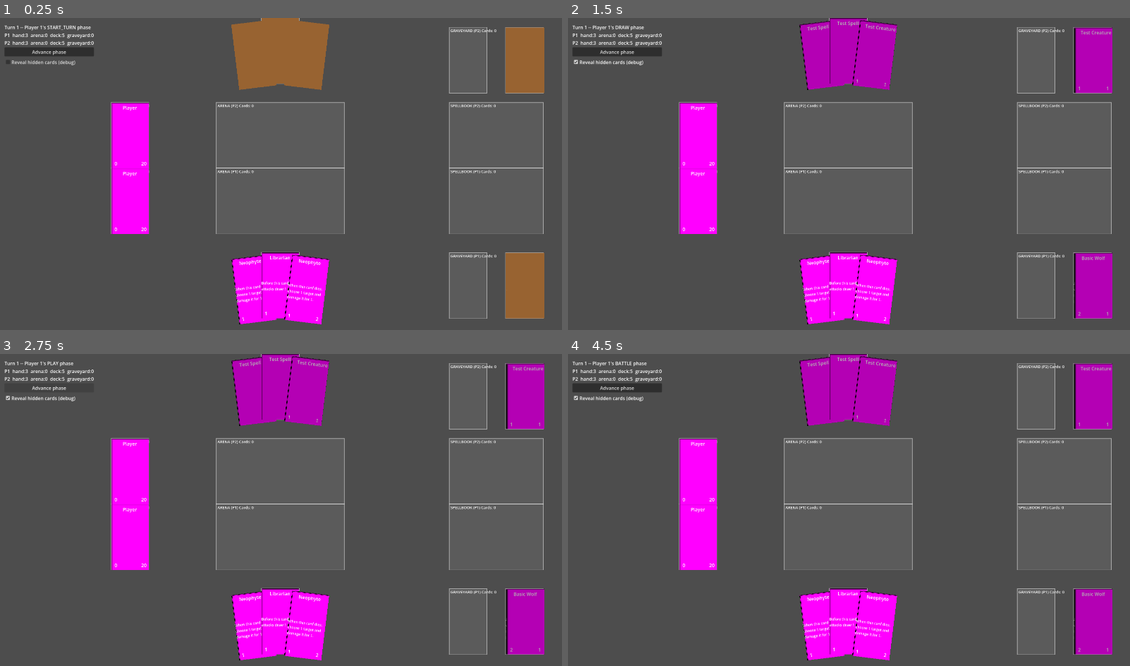
Above: before the commit, frames 1-4 (two rows, left to right).
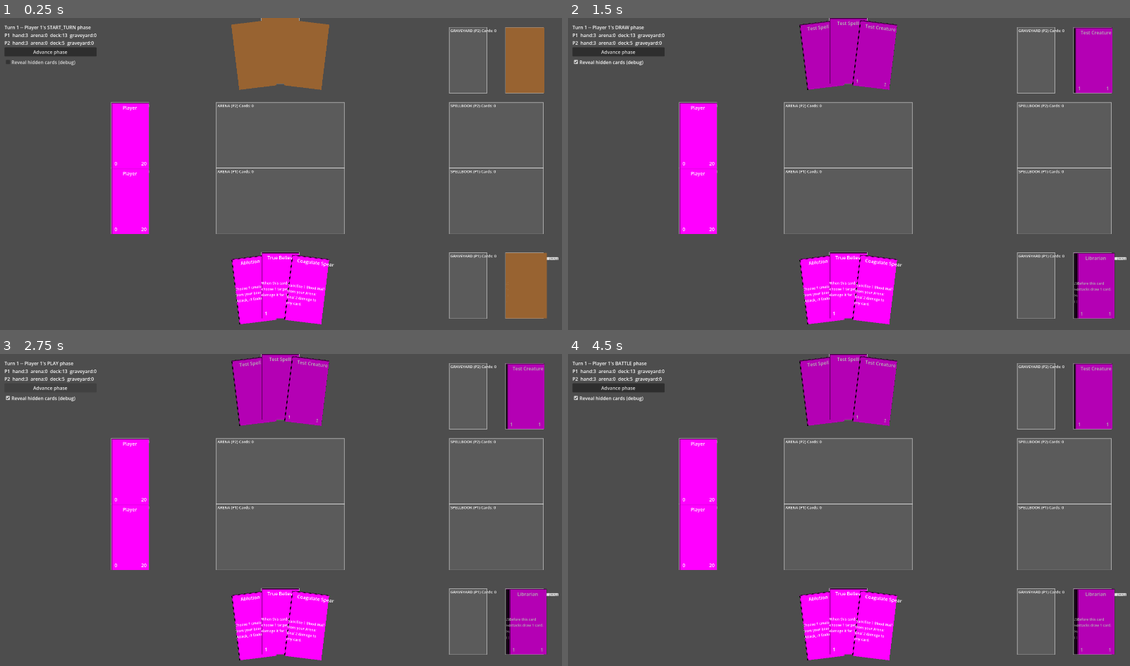
Above: after the commit, the same moments.

Repository: KT0mi/KT0mi_Card_Game_Godot
Game: Godot game, scene res://Scenes/TestScene.tscn
The game is run twice, just before and just after one commit, with the same random seed, the same clock (stepped at 60 frames per second) and the same inputs.
Inputs:
- Up to frame 1 (0.25 s): no input
- Up to frame 2 (1.5 s): click "Advance phase" at 0.5 s; click "Reveal hidden cards (debug)" at 1.25 s
- Up to frame 3 (2.75 s): click "Advance phase" at 2 s
- Up to frame 4 (4.5 s): click "Reveal hidden cards (debug)" at 2.75 s; click "Advance phase" at 3.5 s; click "Reveal hidden cards (debug)" at 4.25 s

The runs differ from the first frame. In frame 1, 0.7% of the frame differs, in the area x 5-100%, y 4-98%; in frame 2, 0.9%; in frame 3, 0.9%; in frame 4, 0.9%.

Commit message:
Added some card definitions; Added autoload for handling card stat changes and connected it to visuals for a current stat visual representation

Diff:
--- a/Cards/BloodEmpire/ablution.gd
+++ b/Cards/BloodEmpire/ablution.gd
@@ -13,4 +13,5 @@
 		card.owner.arena.duplicate())
 	var t : CardInstance = targetA[0]
 
-	t.current_endurance -= 1
+	CardMutationPipeline.modify_attack(t, 1)
+	CardMutationPipeline.modify_endurance(t, -1)
--- /dev/null
+++ b/Cards/BloodEmpire/blood_wall.gd
@@ -0,0 +1,9 @@
+extends CreatureCardDefinition
+
+func _init() -> void:
+	id = &"blood_wall"
+	card_name = "Blood Wall"
+	card_text = ""
+	attack = 0
+	endurance = 3
+	sets = [&"blood_empire"]
--- /dev/null
+++ b/Cards/BloodEmpire/coagulate_spear.gd
@@ -0,0 +1,48 @@
+extends SpellCardDefinition
+
+func _init() -> void:
+	id = &"coagulate_spear"
+	card_name = "Coagulate Spear"
+	card_text = "Sacrifice 1 Blood Wall from your Arena: Deal 2 damage to any card."
+	cast_type = SpellCardDefinition.CastType.INSTANT
+	sets = [&"blood_empire"]
+
+func resolve_effect(card: CardInstance, event: PlayCardEvent) -> void:
+	var candidates : Array[CardInstance]
+	for c in card.owner.arena.duplicate():
+		if c.get_id() == &"blood_wall":
+			candidates.append(c)
+
+	if candidates.is_empty():
+		print("coagulate_spear: resolve_effect: Skipped effect due to no valid candidates")
+		return
+
+	var response := await ChoiceManager.request(
+		"Choose 1 Blood Wall from your Arena to sacrifice.",
+		candidates,
+		1,
+		1)
+
+	var sacrifice := response[0] as CardInstance
+	if sacrifice == null:
+		push_warning("coagulate_spear: resolve_effect: Wrong type for 'sacrifice' variable")
+		return
+
+	GameActions.try_kill_card(sacrifice)
+
+	var target_candidates : Array[CardInstance]
+	target_candidates.append_array(card.owner.arena)
+	target_candidates.append_array(card.owner.player_zone)
+
+	var responseB := await ChoiceManager.request(
+		"Choose 1 card to deal 2 damage to.",
+		target_candidates,
+		1,
+		1)
+
+	var target := responseB[0] as CardInstance
+	if target == null:
+		push_warning("coagulate_spear: resolve_effect: Wrong type for 'sacrifice' variable")
+		return
+
+	DamagePipeline.apply_damage(target, 2)
--- a/Cards/BloodEmpire/mind_palace.gd
+++ b/Cards/BloodEmpire/mind_palace.gd
@@ -3,7 +3,7 @@
 func _init() -> void:
 	id = &"mind_palace"
 	card_name = "Mind Palace"
-	card_text = "After 2 turns of play, draw 2 cards on the start of the play phase."
+	card_text = "After 2 turns of play, draw 1 card on the start of the play phase."
 	cast_type = SpellCardDefinition.CastType.PERSISTENT
 	sets = [&"blood_empire"]
 
@@ -13,7 +13,7 @@
 func _build_abilities() -> Array[Ability]:
 	return [Ability.new(Events.PLAY_PHASE_START,
 	func(card, event)->void:
-		GameActions.draw_cards(card.owner, 2)
+		GameActions.draw_cards(card.owner, 1)
 		ZoneManager.move_to(card, Zone.Type.GRAVEYARD, ZoneChangeEvent.Reason.DEATH)
 	,
 	func(card, event)->bool:
--- /dev/null
+++ b/Cards/BloodEmpire/minor_blood_deacon.gd
@@ -0,0 +1,9 @@
+extends CreatureCardDefinition
+
+func _init() -> void:
+	id = &"minor_blood_deacon"
+	card_name = "Minor Blood Deacon"
+	card_text = ""
+	attack = 2
+	endurance = 2
+	sets = [&"blood_empire"]
--- a/Cards/BloodEmpire/neophyte.gd
+++ b/Cards/BloodEmpire/true_believer.gd
@@ -1,8 +1,8 @@
 extends CreatureCardDefinition
 
 func _init() -> void:
-	id = &"neophyte"
-	card_name = "Neophyte"
+	id = &"true_believer"
+	card_name = "True Believer"
 	card_text = "When this card dies, choose 1 target and damage it for 1."
 	attack = 1
 	endurance = 2
--- a/Decks/PlayerDeck.tres
+++ b/Decks/PlayerDeck.tres
@@ -5,5 +5,5 @@
 [resource]
 script = ExtResource("1_vtkis")
 deck_name = "Player Deck"
-card_ids = Array[StringName]([&"mind_palace", &"mind_palace", &"basic_wolf", &"basic_wolf", &"librarian", &"librarian", &"neophyte", &"neophyte"])
+card_ids = Array[StringName]([&"mind_palace", &"mind_palace", &"blood_wall", &"blood_wall", &"librarian", &"librarian", &"true_believer", &"true_believer", &"coagulate_spear", &"coagulate_spear", &"minor_blood_deacon", &"minor_blood_deacon", &"lucta", &"lucta", &"ablution", &"ablution"])
 metadata/_custom_type_script = "uid://byj4jqh3sw4qv"
--- a/Scripts/CardDataScripts/CardInstance.gd
+++ b/Scripts/CardDataScripts/CardInstance.gd
@@ -5,6 +5,7 @@
 
 var current_zone: Zone.Type = Zone.Type.DECK
 var current_endurance: int = 0
+var current_attack : int = 0
 
 var counters: Dictionary = {}
 var flags: Dictionary = {}
@@ -16,6 +17,10 @@
 	owner = p
 	if def is CreatureCardDefinition:
 		current_endurance = def.endurance
+		current_attack = def.attack
+
+func get_id() -> StringName:
+	return definition.id
 
 func is_creature() -> bool:
 	return definition is CreatureCardDefinition
--- a/Scripts/ChoiceManager.gd
+++ b/Scripts/ChoiceManager.gd
@@ -7,8 +7,8 @@
 
 var _pending: ChoiceRequest = null
 
-func request(prompt: String, options: Array, min_count: int = 1, max_count: int = 1) -> Array:
-	var req := ChoiceRequest.new(prompt, options, min_count, max_count)
+func request(prompt: String, options: Array, min_count: int = 1, max_count: int = 1, requesting_player : Player = null) -> Array:
+	var req := ChoiceRequest.new(prompt, options, min_count, max_count, requesting_player)
 	_pending = req
 	choice_requested.emit(req)
 	var result: Array = await req.resolved
--- a/Scripts/ChoiceSystemScripts/ChoiceRequest.gd
+++ b/Scripts/ChoiceSystemScripts/ChoiceRequest.gd
@@ -8,12 +8,14 @@
 var options: Array
 var min_count: int
 var max_count: int
+var requesting_player: Player
 
-func _init(p: String, o: Array, min_c: int, max_c: int) -> void:
+func _init(p: String, o: Array, min_c: int, max_c: int, rp: Player = null) -> void:
 	prompt = p
 	options = o
 	min_count = min_c
 	max_count = max_c
+	requesting_player = rp
 
 func is_valid(selected: Array) -> bool:
 	if selected.size() < min_count or selected.size() > max_count:
--- a/Scripts/GameEventScripts/Events.gd
+++ b/Scripts/Events.gd
@@ -12,12 +12,12 @@
 const END_PHASE_START = &"on_end_phase_start"
 const END_PHASE_END = &"on_end_phase_end"
 
-#Zone Change Event
+##Zone Change Event
 #This event only triggers when a card has changed zones after the zone change
 #was validated and resolved
 const ZONE_CHANGE = &"on_zone_change"
 
-#Game Actions Events
+##Game Actions Events
 const PLAY_CARD_REQUEST = &"on_play_card_request"
 const CARD_PLAYED = &"on_card_played"
 #Triggered when a card tries to attack a target
@@ -26,4 +26,9 @@
 #Triggered when a kill card request is made
 const KILL_REQUEST = &"on_kill_request"
 const KILL_RESOLVED = &"on_kill_resolved"
+
+##Pipeline Events
+#These are specific events that happen at the start/during/after a game pipeline
+#A pipeline is a method that changes a variable in game and is subject to
+#Modification
 const DAMAGE_DEALT = &"on_damage_dealt"
--- a/Scripts/GameActions.gd
+++ b/Scripts/GameActions.gd
@@ -67,6 +67,7 @@
 		return false
 
 	#Hook point for target redirection - not implemented
+
 	await DamagePipeline.apply_damage(event.target, attacker.definition.attack)
 
 	print("GameActions: Resolved try_attack action sucessfully")
--- /dev/null
+++ b/Scripts/Pipelines/CardMutationPipeline.gd
@@ -0,0 +1,14 @@
+extends Node
+##Autoload
+
+#Direct stat changes. Damage is seperated as it has specific meaning as damage.
+
+signal card_stats_changed(card: CardInstance)
+
+func modify_attack(card: CardInstance, delta: int) -> void:
+	card.current_attack += delta
+	card_stats_changed.emit(card)
+
+func modify_endurance(card: CardInstance, delta: int) -> void:
+	card.current_endurance += delta
+	card_stats_changed.emit(card)
--- a/Scripts/SceneScripts/MatchController.gd
+++ b/Scripts/SceneScripts/MatchController.gd
@@ -109,6 +109,9 @@
 	]
 
 func _on_choice_requested(req: ChoiceRequest) -> void:
+	if req.requesting_player != GameState.local_player:
+		return
+
 	if _choice_panel:
 		_choice_panel.queue_free()
 	_choice_checkboxes.clear()
--- a/Scripts/SceneScripts/card.gd
+++ b/Scripts/SceneScripts/card.gd
@@ -57,7 +57,7 @@
 	card_text_label.text = def.card_text
 	if def is CreatureCardDefinition:
 		endurance_label.text = "%d" % card_instance.current_endurance
-		attack_label.text = "%d" % def.attack
+		attack_label.text = "%d" % card_instance.current_attack
 	else:
 		endurance_label.text = ""
 		attack_label.text = ""
--- a/Scripts/TurnController.gd
+++ b/Scripts/TurnController.gd
@@ -2,6 +2,9 @@
 ##Autoload
 
 #5-phase State machine
+
+#Signal for systems that are external to game logic (UI, AI, etc.)
+signal phase_changed(phase: Phase, player: Player)
 
 enum Phase {START_TURN, DRAW, PLAY, BATTLE, END_TURN}
 
@@ -54,6 +57,8 @@
 			await TriggerSystem.emit(Events.END_PHASE_START, event)
 			await RulesEngine.check_state_based_actions()
 
+	phase_changed.emit(current_phase, current_player)
+
 func _end_turn_and_pass() -> void:
 	var event := PhaseEvent.new(current_player)
 	await TriggerSystem.emit(Events.END_PHASE_END, event)
@@ -73,7 +78,8 @@
 		"Choose attackers from arena cards",
 		current_player.arena.duplicate(),
 		0,
-		current_player.arena.size()
+		current_player.arena.size(),
+		current_player
 	)
 
 	#If no attackers after choice, return
--- a/project.godot
+++ b/project.godot
@@ -28,6 +28,7 @@
 DamagePipeline="*uid://cuqh1a8s5hc0u"
 ChoiceManager="*uid://o4tlmm8e4i2s"
 DebugSettings="*uid://bo3is8qxf443k"
+CardMutationPipeline="*uid://d1gj7coote1o2"
 
 [display]
 
Not shown, added: Cards/BloodEmpire/blood_wall.gd.uid
Not shown, added: Cards/BloodEmpire/coagulate_spear.gd.uid
Not shown, added: Cards/BloodEmpire/minor_blood_deacon.gd.uid
Renamed: Cards/BloodEmpire/neophyte.gd.uid -> Cards/BloodEmpire/true_believer.gd.uid
Renamed: Scripts/GameEventScripts/Events.gd.uid -> Scripts/Events.gd.uid
Not shown, added: Scripts/Pipelines/CardMutationPipeline.gd.uid
Renamed: Scripts/DamagePipeline.gd.uid -> Scripts/Pipelines/DamagePipeline.gd.uid
